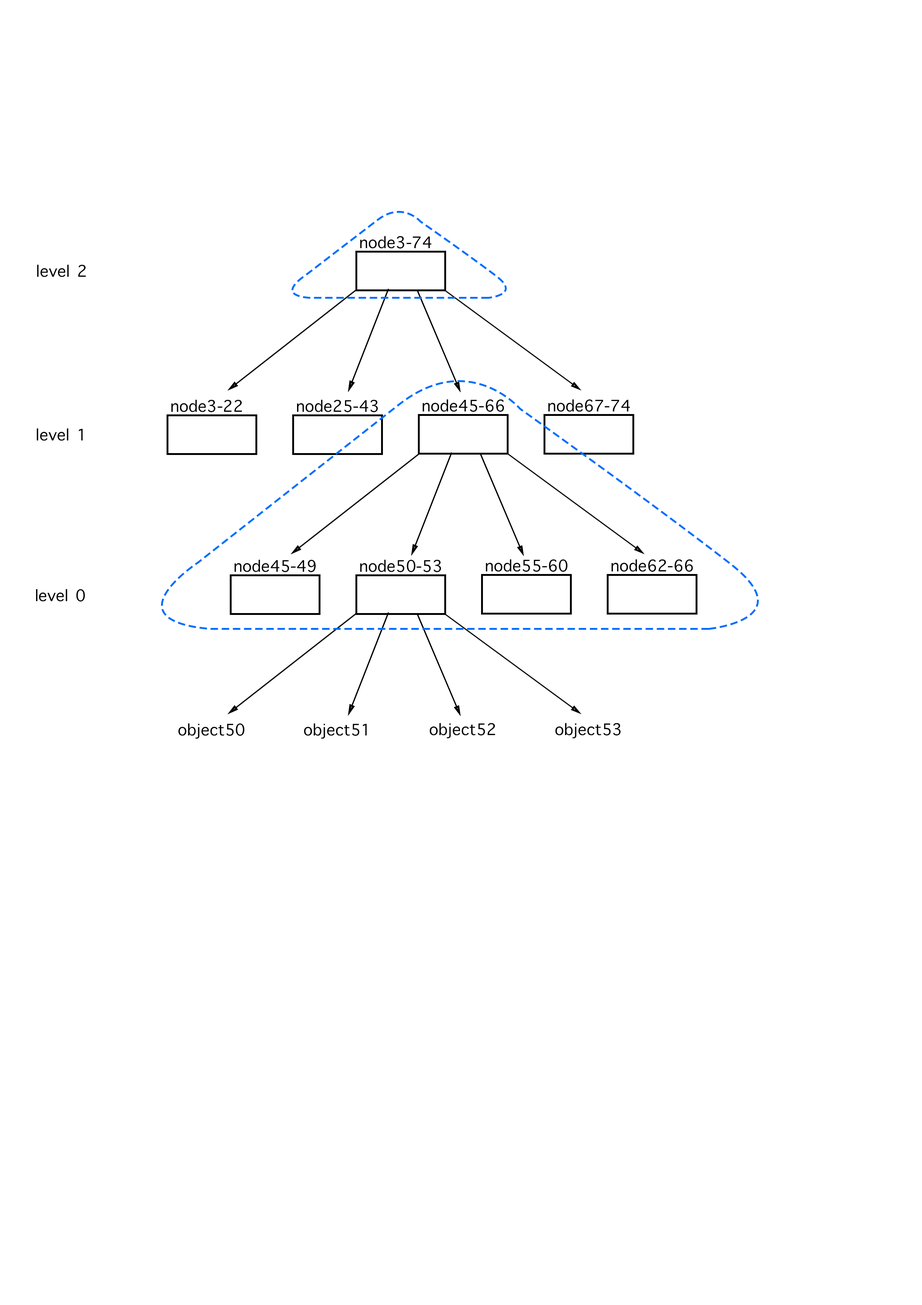
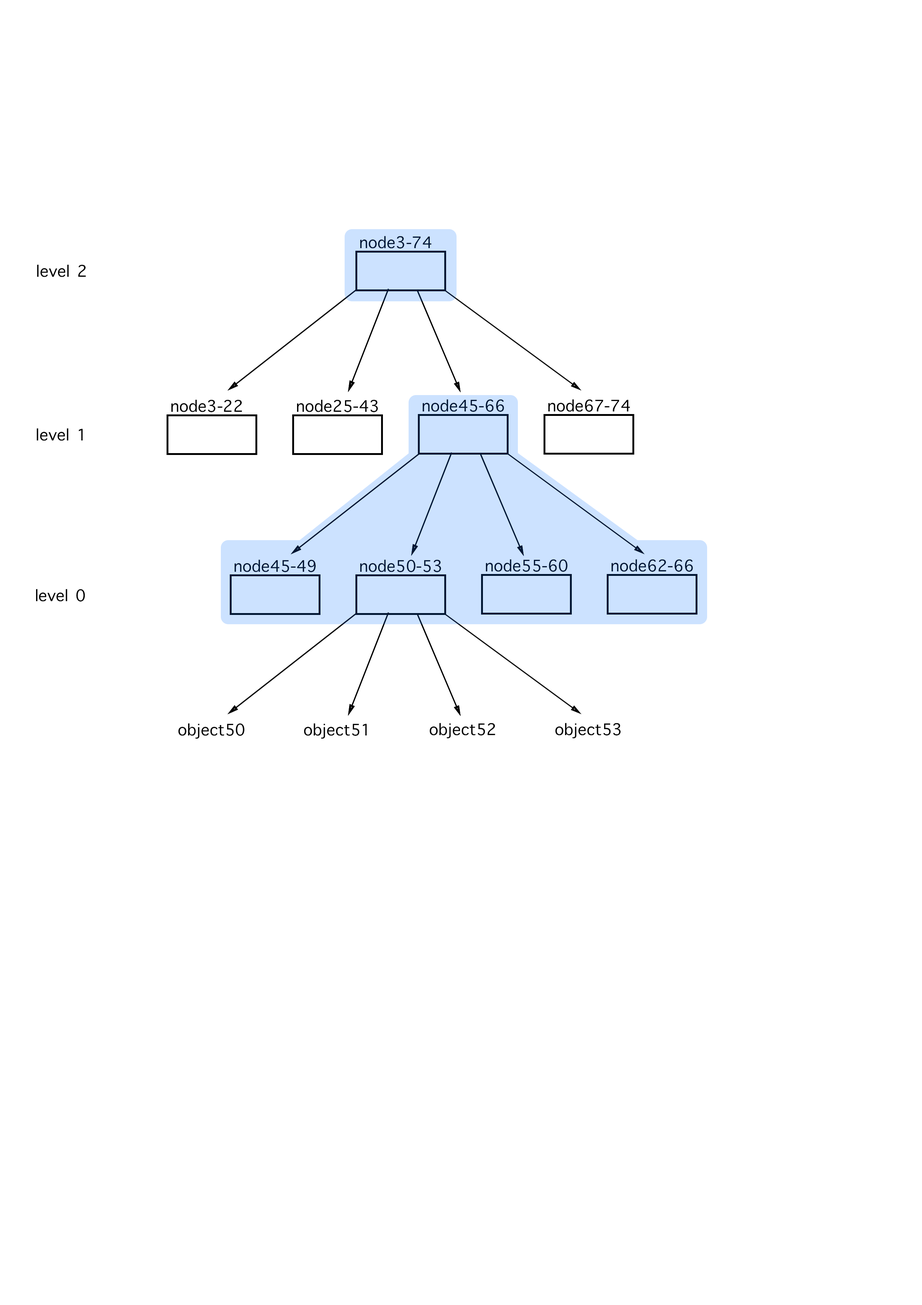
Layers edited between the first and the second 922×1305 image:
hid "Shape 5 copy", painted on it over [291, 210, 507, 299]
added layer "Rounded Rectangle 2" (20%) above "Rounded Rectangle 1" over [344, 229, 457, 302]
added layer "Rounded Rectangle 1" (20%) above "Shape 5" over [220, 394, 708, 625]
hid "Shape 5", painted on it over [161, 380, 760, 630]
painted on "Shape 4 copy" over [296, 545, 639, 554]
painted on "Shape 2 copy" over [416, 455, 452, 545]
painted on "Shape 4" over [421, 381, 461, 390]
painted on "Shape 2" over [352, 291, 388, 302]
